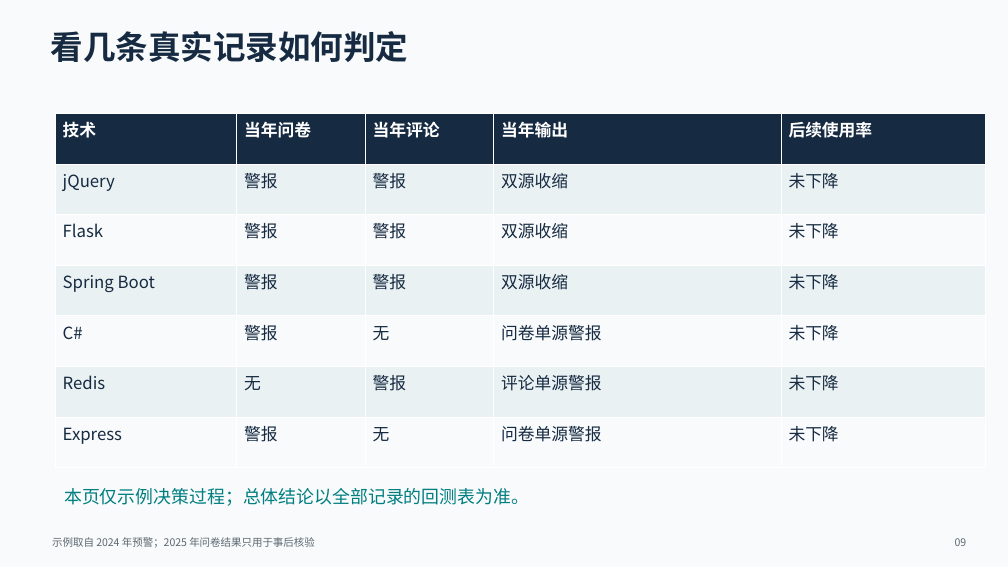
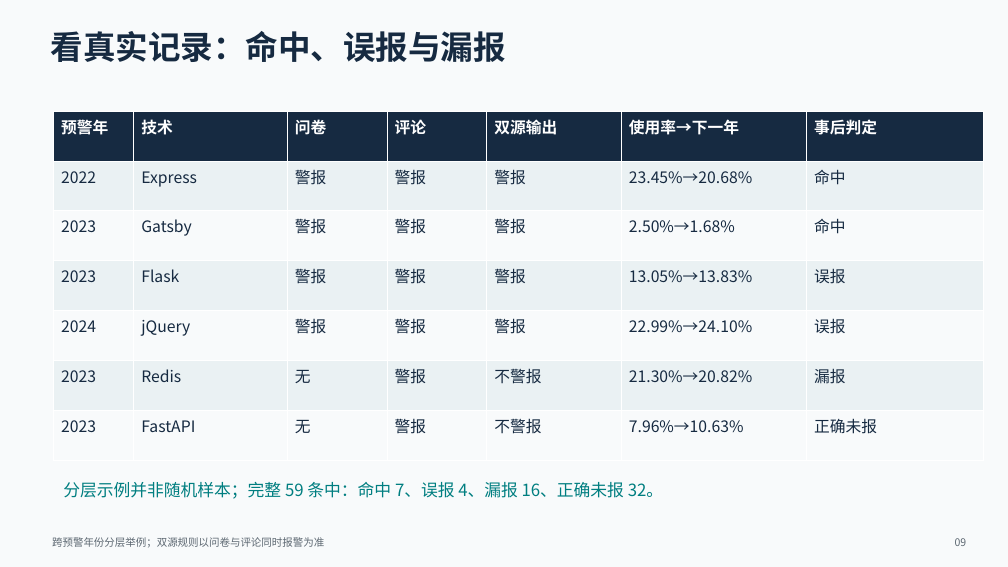
Before and after one commit to NTenthusiast/opensource-adoption-prediction, a slide deck: slide 9 of 组会汇报_2026-09-26/组会汇报_三维动态预警升级版.pptx. Drawn at 1008x567 pixels with LibreOffice and Linux fonts; fonts in the diff are those of the drawing. Boxes give left, top, right and bottom in pixels: in the first picture for what was removed or moved away, otherwise in the second. Text is boxed around its words. In the diff, an @@ line names an element or a change of style, - is before the commit and + after.

Commit message:
纠正预警示例选择并突出近期误报

```diff
--- a/组会汇报_2026-09-26/组会汇报_三维动态预警升级版.pptx
+++ b/组会汇报_2026-09-26/组会汇报_三维动态预警升级版.pptx
@@ text at [51,31,506,62]: text changed @@
-看几条真实记录如何判定
+看真实记录：命中、误报与漏报
@@ table at [54,111,984,461] @@
-column 1: 技术 | jQuery | Flask | Spring Boot | C# | Redis | Express
-column 2: 当年问卷 | 警报 | 警报 | 警报 | 警报 | 无 | 警报
-column 3: 当年评论 | 警报 | 警报 | 警报 | 无 | 警报 | 无
-column 4: 当年输出 | 双源收缩 | 双源收缩 | 双源收缩 | 问卷单源警报 | 评论单源警报 | 问卷单源警报
-column 5: 后续使用率 | 未下降 | 未下降 | 未下降 | 未下降 | 未下降 | 未下降
+column 1: 预警年 | 2022 | 2023 | 2023 | 2024 | 2023 | 2023
+column 2: 技术 | Express | Gatsby | Flask | jQuery | Redis | FastAPI
+column 3: 问卷 | 警报 | 警报 | 警报 | 警报 | 无 | 无
+column 4: 评论 | 警报 | 警报 | 警报 | 警报 | 警报 | 警报
+column 5: 双源输出 | 警报 | 警报 | 警报 | 警报 | 不警报 | 不警报
+column 6: 使用率→下一年 | 23.45%→20.68% | 2.50%→1.68% | 13.05%→13.83% | 22.99%→24.10% | 21.30%→20.82% | 7.96%→10.63%
+column 7: 事后判定 | 命中 | 命中 | 误报 | 误报 | 漏报 | 正确未报
@@ text at [63,482,663,499]: text changed; size 17 to 16 pt @@
-本页仅示例决策过程；总体结论以全部记录的回测表为准。
+分层示例并非随机样本；完整 59 条中：命中 7、误报 4、漏报 16、正确未报 32。
@@ text at [52,537,324,548]: text changed @@
-示例取自 2024 年预警；2025 年问卷结果只用于事后核验
+跨预警年份分层举例；双源规则以问卷与评论同时报警为准
```
Also in this commit, not shown: 3 other slides changed, 2 other files.
